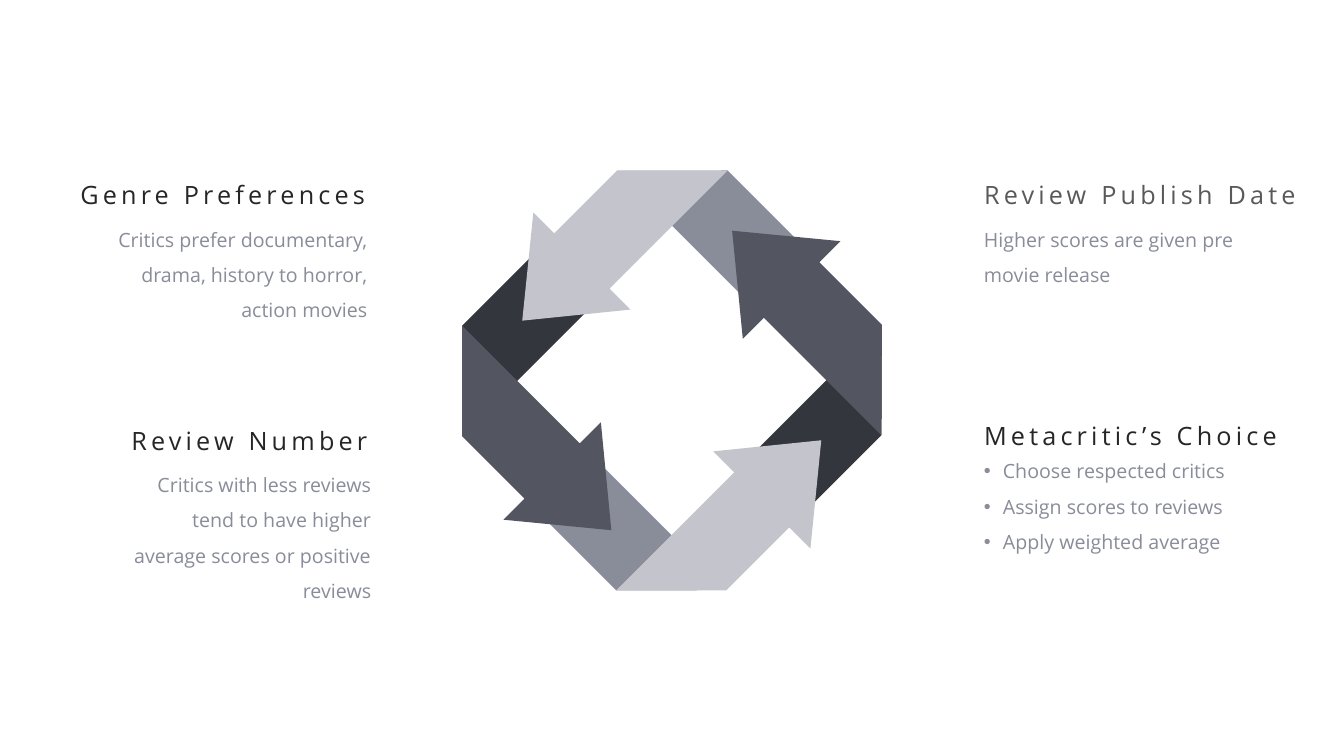
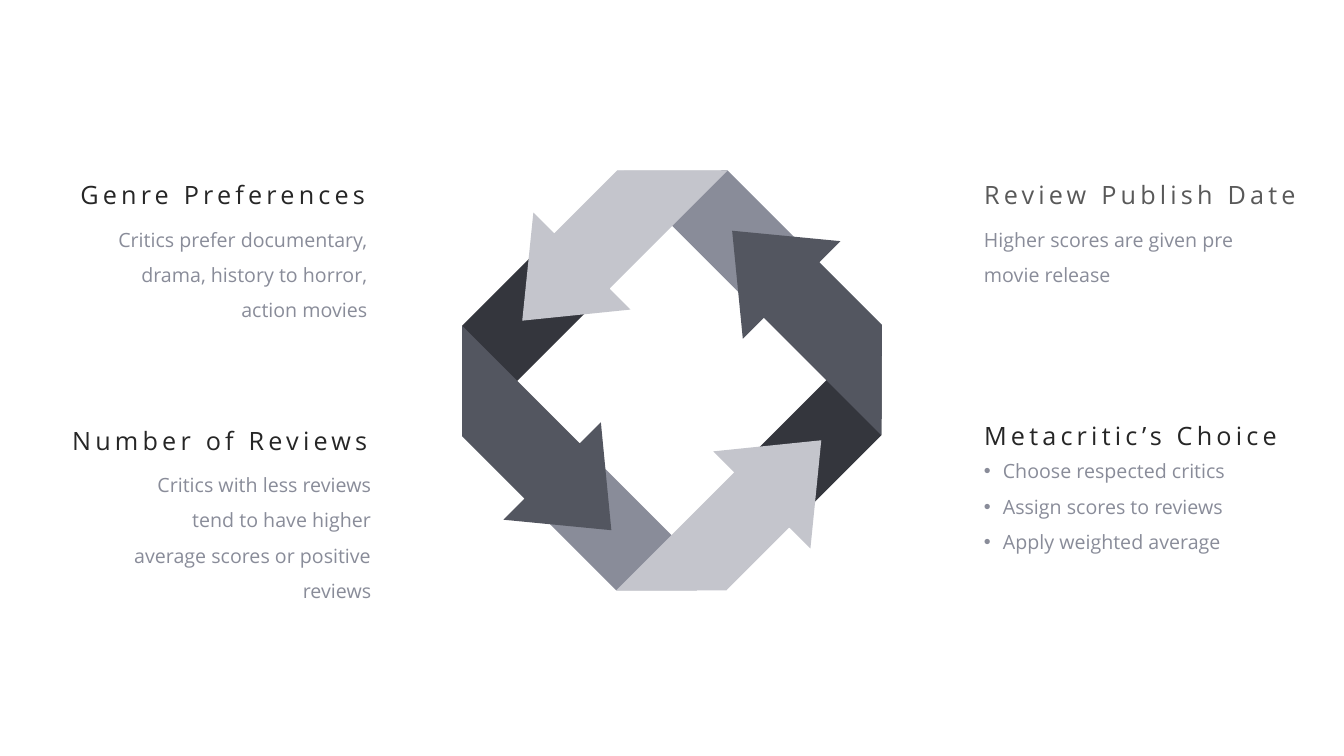
Before and after one commit to miazhx/metacritic, a slide deck: slide 19 of Metacritic Scrapy Project - Hanxiao(Mia) Zhang.pptx. Drawn at 1344x756 pixels with LibreOffice and Linux fonts; fonts in the diff are those of the drawing. Boxes give left, top, right and bottom in pixels: in the first picture for what was removed or moved away, otherwise in the second. Text is boxed around its words. In the diff, an @@ line names an element or a change of style, - is before the commit and + after.

```diff
--- a/Metacritic Scrapy Project - Hanxiao(Mia) Zhang.pptx
+++ b/Metacritic Scrapy Project - Hanxiao(Mia) Zhang.pptx
@@ text at [72, 430, 368, 451]: text changed @@
-Review Number
+Number of Reviews
```
Also in this commit, not shown: 3 other slides changed, 2 other files.
